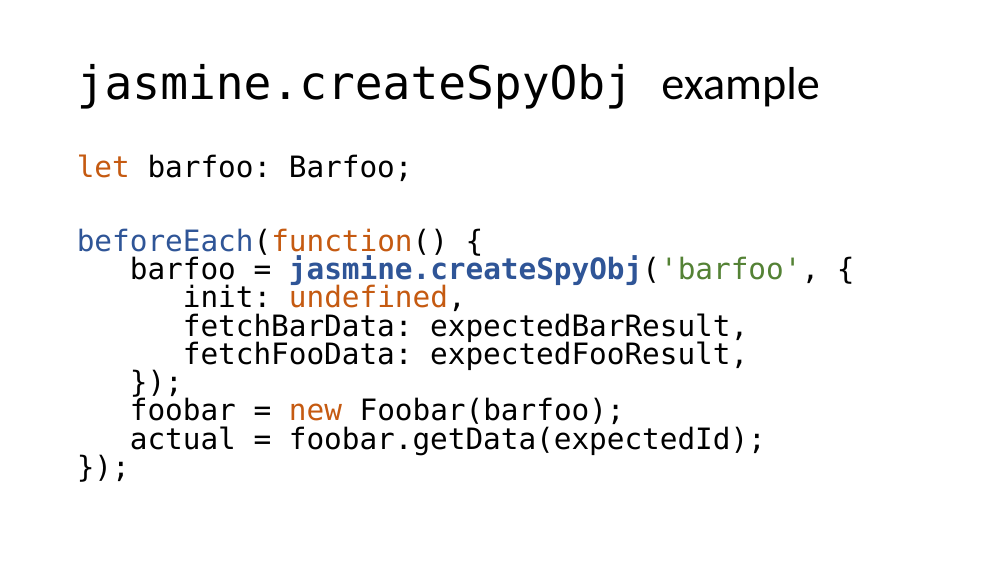
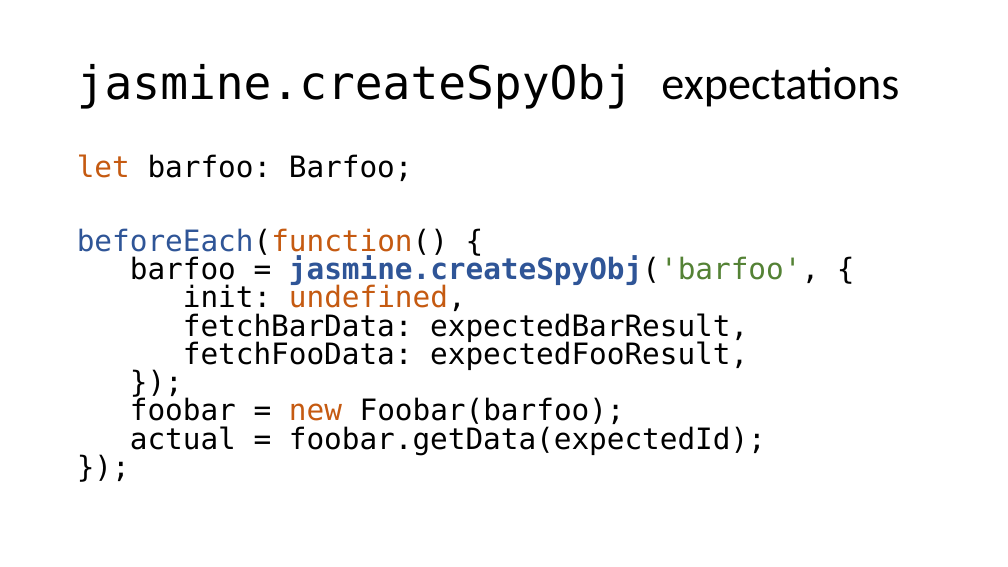
Before and after one commit to cebartling/test-driven, a slide deck: slide 26 of presentations/Introduction to Jasmine Framework.pptx (slide 25 before the commit). Drawn at 1008x567 pixels with LibreOffice and Linux fonts; fonts in the diff are those of the drawing. Boxes give left, top, right and bottom in pixels: in the first picture for what was removed or moved away, otherwise in the second. Text is boxed around its words. In the diff, an @@ line names an element or a change of style, - is before the commit and + after.

Commit message:
Updated Jasmine presentation

```diff
--- a/presentations/Introduction to Jasmine Framework.pptx
+++ b/presentations/Introduction to Jasmine Framework.pptx
@@ title at (77, 64, 899, 109): text changed @@
-jasmine.createSpyObj example
+jasmine.createSpyObj expectations
```
Also in this commit, not shown: 5 other slides changed, 2 slides added.
